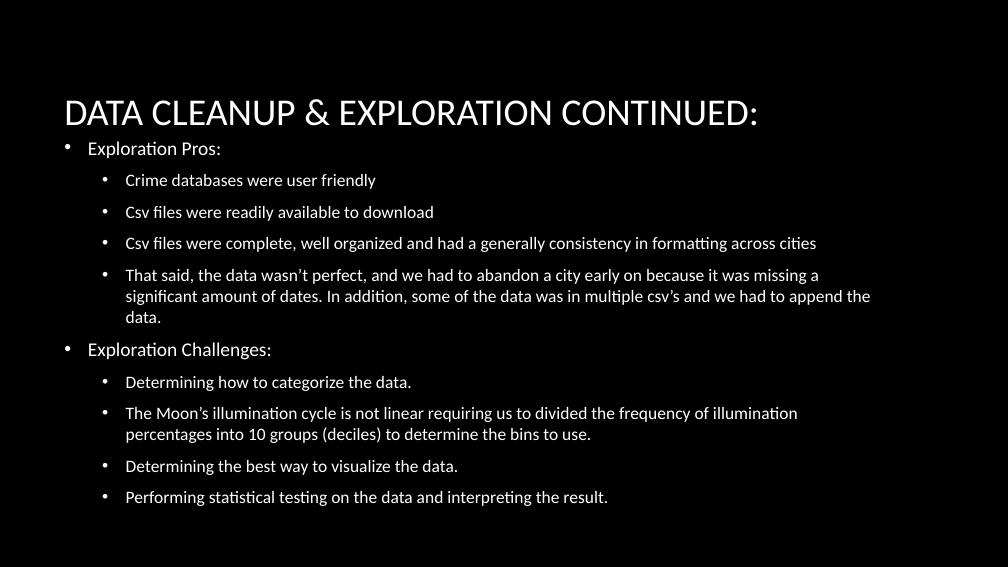
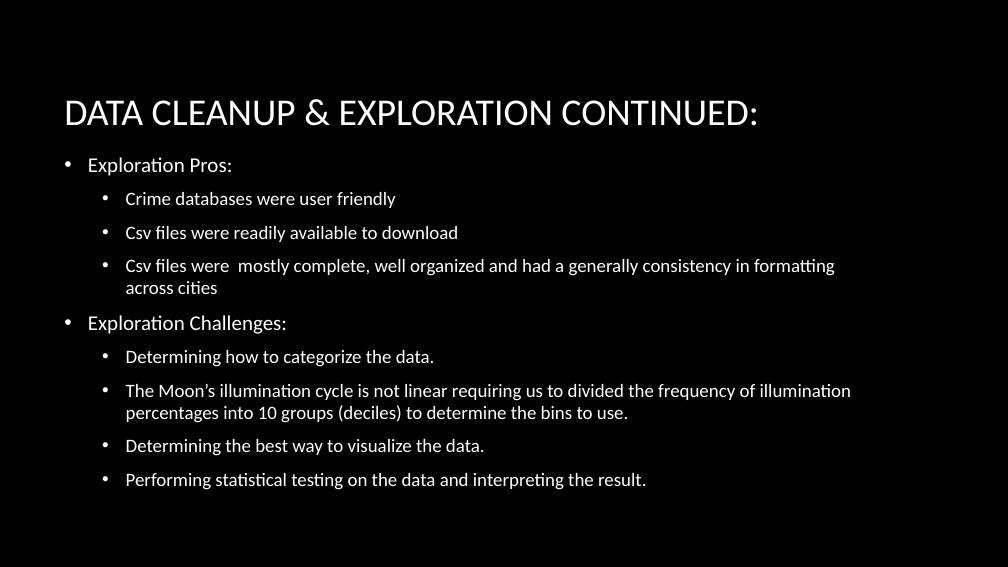
Before and after one commit to knwright/ProgressBar, a slide deck: slide 5 of Presentation.pptx. Drawn at 1008x567 pixels with LibreOffice and Linux fonts; fonts in the diff are those of the drawing; background and template pictures are left out. Boxes give left, top, right and bottom in pixels: in the first picture for what was removed or moved away, otherwise in the second. Text is boxed around its words. In the diff, an @@ line names an element or a change of style, - is before the commit and + after.

Commit message:
final ppt

```diff
--- a/Presentation.pptx
+++ b/Presentation.pptx
@@ text at (88, 157, 851, 490): size 18.5 to 20 pt in "Exploration Pros:", "Exploration Challenges:"; size 16.6 to 18 pt in "Crime databases were user friendly", "Csv files were readily available to download", "Determining how to categorize the data.", "The Moon’s illumination cycle is not linear ..." and 2 more places @@
@@ text at (126, 259, 835, 294): text changed; size 16.6 to 18 pt @@
-  • Csv files were complete, well organized and had a generally consistency in formatting across cities
-  • That said, the data wasn’t perfect, and we had to abandon a city early on because it was missing a significant amount of dates. In addition, some of the data was in multiple csv’s and we had to append the data.
+  • Csv files were mostly complete, well organized and had a generally consistency in formatting across cities
```
Also in this commit, not shown: 2 other slides changed.
